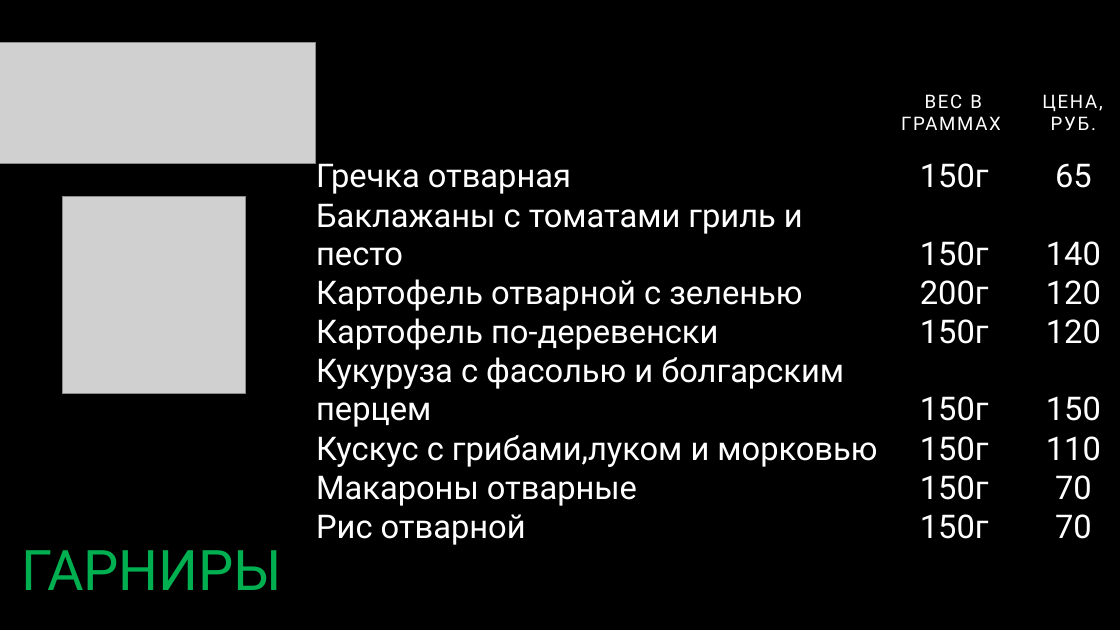
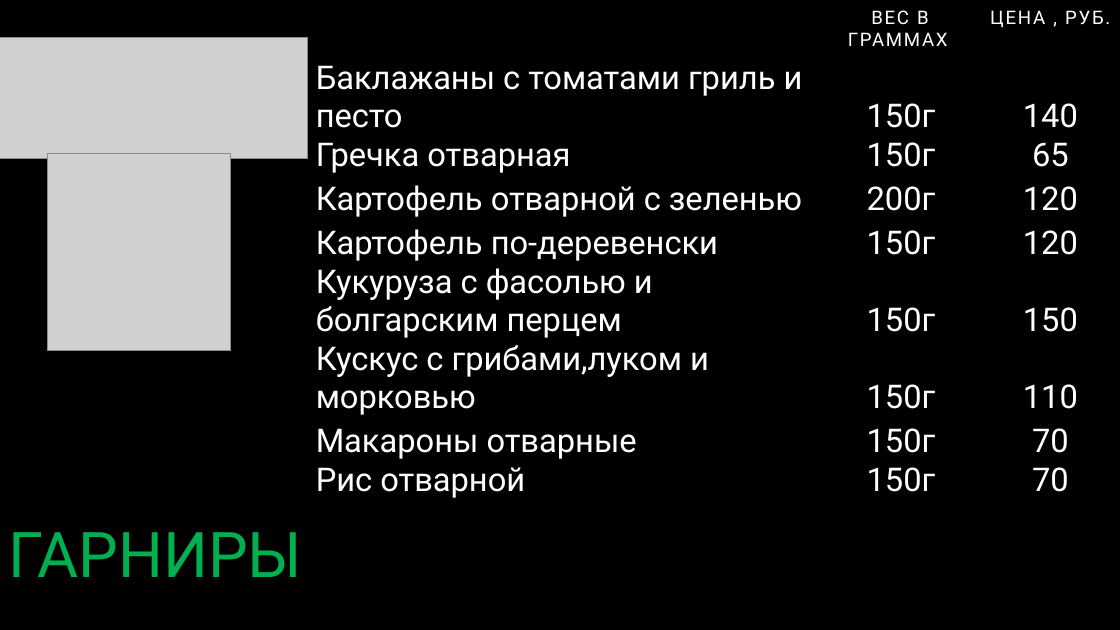
Before and after one commit to Katrinadevlop/Excel_menu, a slide deck: slide 7 of excel_menu_gui/templates/presentation_template.pptx. Drawn at 1120x630 pixels with LibreOffice and Linux fonts; fonts in the diff are those of the drawing; grey boxes stand for pictures. Boxes give left, top, right and bottom in pixels: in the first picture for what was removed or moved away, otherwise in the second. Text is boxed around its words. In the diff, an @@ line names an element or a change of style, - is before the commit and + after.

```diff
--- a/excel_menu_gui/templates/presentation_template.pptx
+++ b/excel_menu_gui/templates/presentation_template.pptx
@@ table at box(315, 0, 1118, 630) @@
-row 1:  | ВЕС В ГРАММАХ | ЦЕНА, РУБ.
+row 1:  | ВЕС В ГРАММАХ | ЦЕНА , РУБ.
+row 2: Баклажаны с томатами гриль и песто | 150г | 140
-row 3: Баклажаны с томатами гриль и песто | 150г | 140
+row 15:  |  | 
@@ table: place and size @@
-table at box(315, 45, 1120, 630)
+table at box(315, 0, 1118, 630)
@@ picture: place and size @@
-picture at box(0, 42, 316, 163)
+picture at box(0, 38, 308, 159)
@@ picture: place and size @@
-picture at box(62, 197, 245, 394)
+picture at box(48, 153, 231, 350)
@@ text "ГАРНИРЫ": place and size @@
-text "ГАРНИРЫ" at box(21, 550, 282, 590)
+text "ГАРНИРЫ" at box(8, 532, 302, 577)
@@ text "ГАРНИРЫ" at box(8, 532, 302, 577): size 48 to 54 pt @@
```
Also in this commit, not shown: 5 other slides changed, 1 slide added, 1 slide removed, 26 other files.
